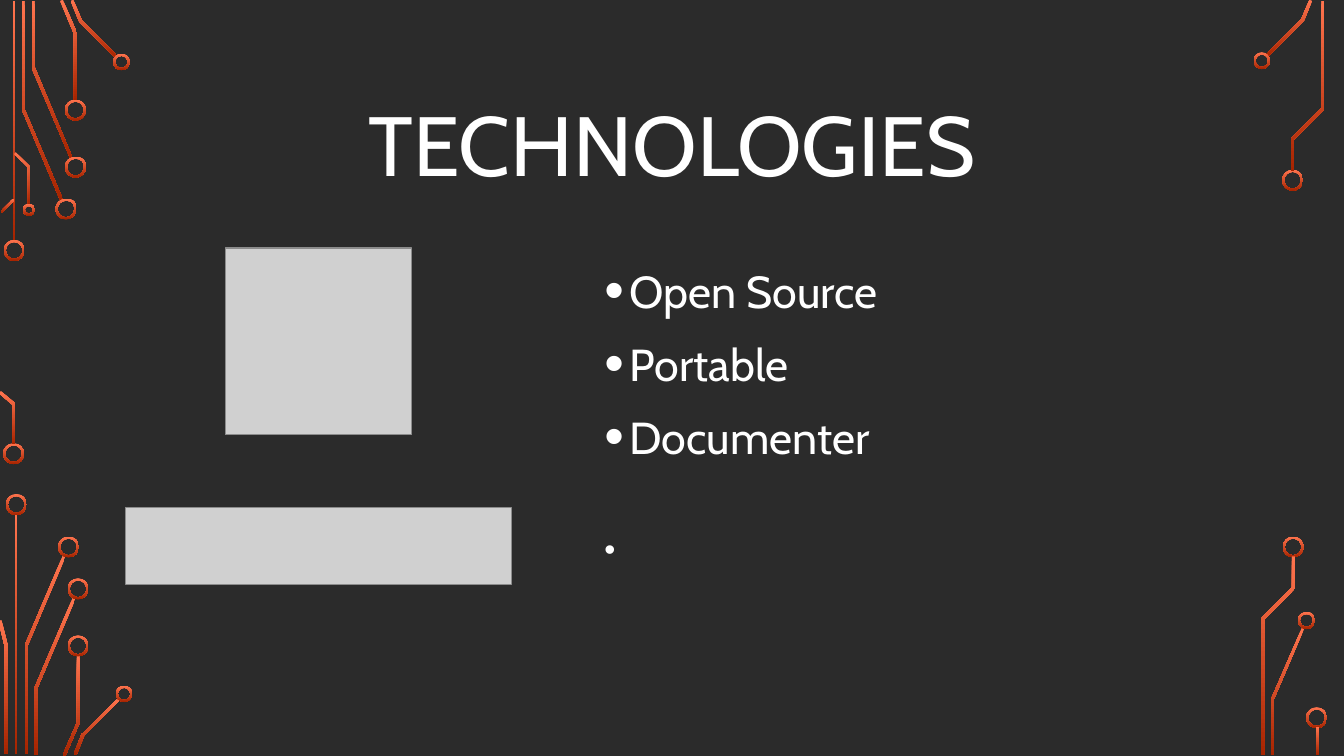
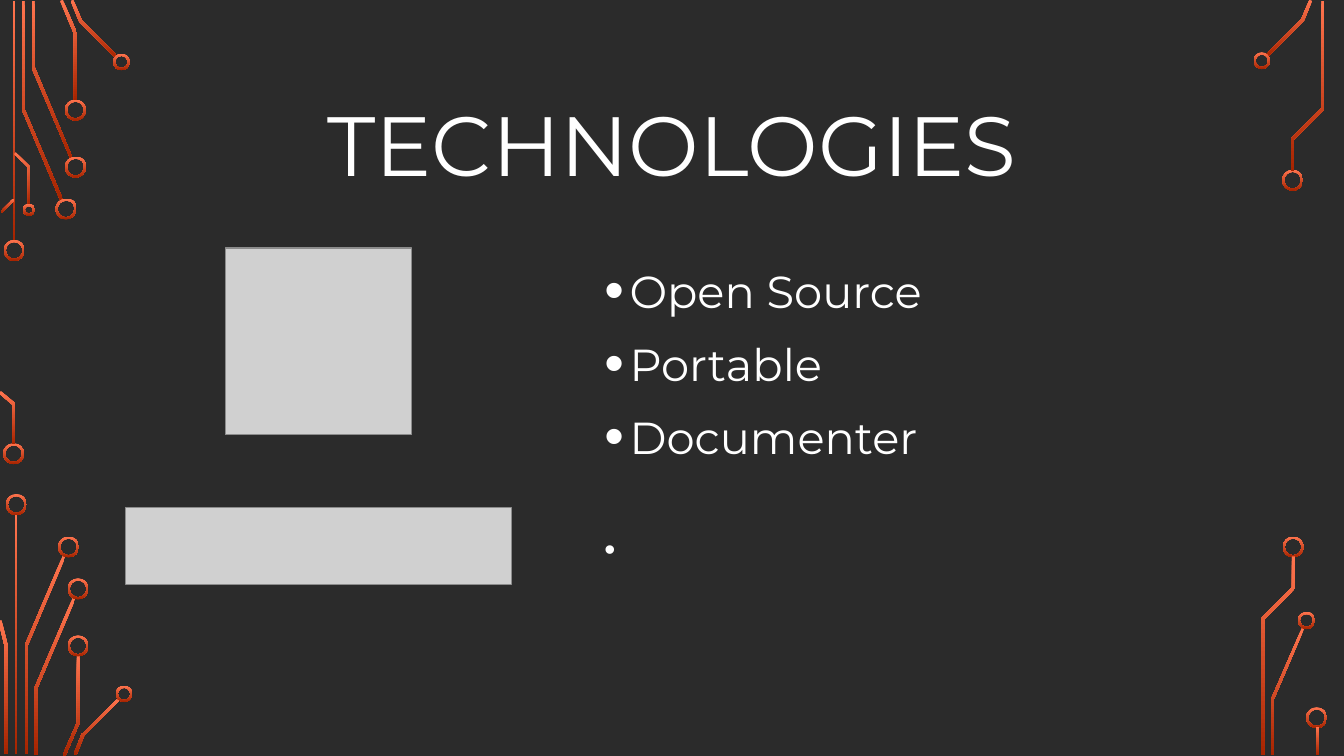
Before and after one commit to XavierGingaud/PinballHackhaton, a slide deck: slide 3 of Hackathon_present.odp. Drawn at 1344x756 pixels with LibreOffice and Linux fonts; fonts in the diff are those of the drawing; grey boxes stand for pictures; background and template pictures are left out; a plain dark background stands for a picture behind light text. Boxes give left, top, right and bottom in pixels: in the first picture for what was removed or moved away, otherwise in the second. Text is boxed around its words. In the diff, an @@ line names an element or a change of style, - is before the commit and + after.

```diff
--- a/Hackathon_present.odp
+++ b/Hackathon_present.odp
@@ text "TECHNOLOGIES" at <box>328,116,1017,177</box>: font Cabin to Montserrat @@
@@ text "Open Source" at <box>630,276,922,455</box>: font Cabin to Montserrat @@
```
Also in this commit, not shown: 3 other slides changed, 1 other file.
